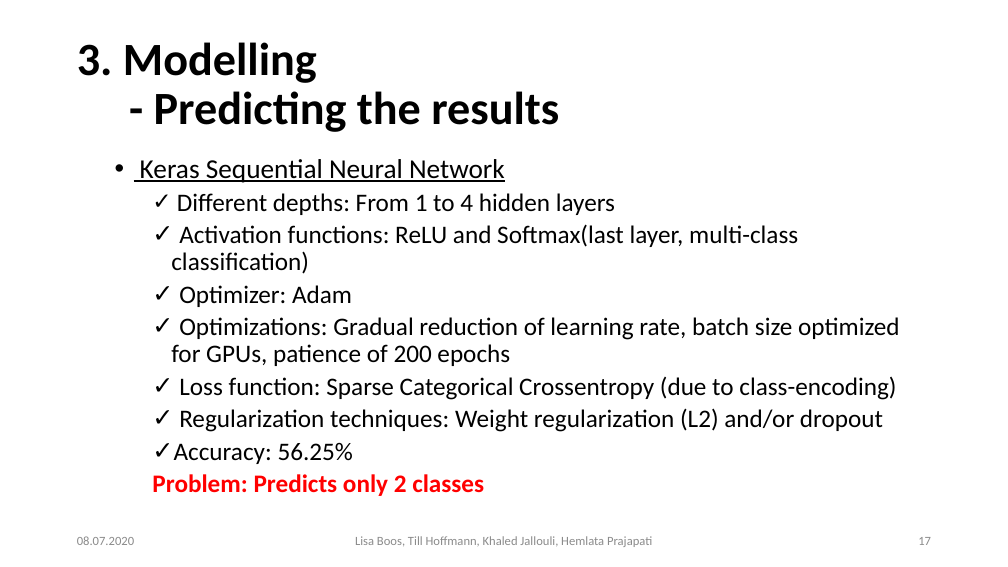
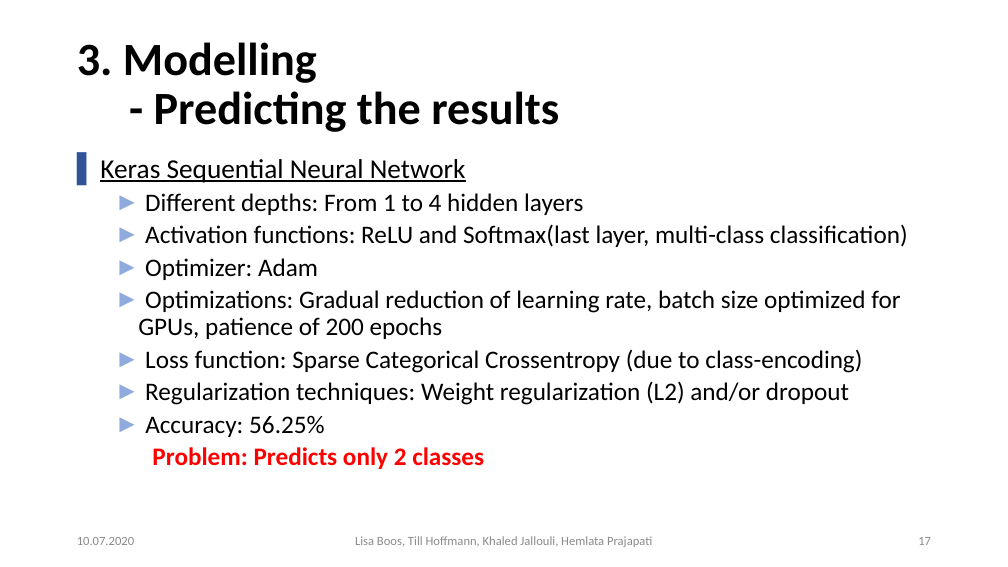
Before and after one commit to Khaledjallouli/project, a slide deck: slide 17 of Daily/sprint9/Final_Presentation_Phase_I.pptx. Drawn at 1008x567 pixels with LibreOffice and Linux fonts; fonts in the diff are those of the drawing; background and template pictures are left out. Boxes give left, top, right and bottom in pixels: in the first picture for what was removed or moved away, otherwise in the second. Text is boxed around its words. In the diff, an @@ line names an element or a change of style, - is before the commit and + after.

Commit message:
updated design of slides

```diff
--- a/Daily/sprint9/Final_Presentation_Phase_I.pptx
+++ b/Daily/sprint9/Final_Presentation_Phase_I.pptx
@@ text at <box>100,159,908,437</box>: bullet • to ▌; list level 2 to 1 in "Keras Sequential Neural Network"; bullet ✓ to ►; list level 3 to 2 in "Different depths: From 1 to ..."; list level 3 to 2 in "Activation functions: ReLU and Softmax(last ..."; list level 3 to 2 in "Optimizer: Adam"; list level 3 to 2 in "Optimizations: Gradual reduction of learning ..."; list level 3 to 2 in "Loss function: Sparse Categorical Crossentropy ..."; list level 3 to 2 in "Regularization techniques: Weight regularization (L2) ..."; list level 3 to 2 in "Accuracy: 56.25%" @@
@@ text at <box>77,537,134,545</box>: text changed @@
-08.07.2020
+10.07.2020
```
Also in this commit, not shown: 28 other slides changed.
